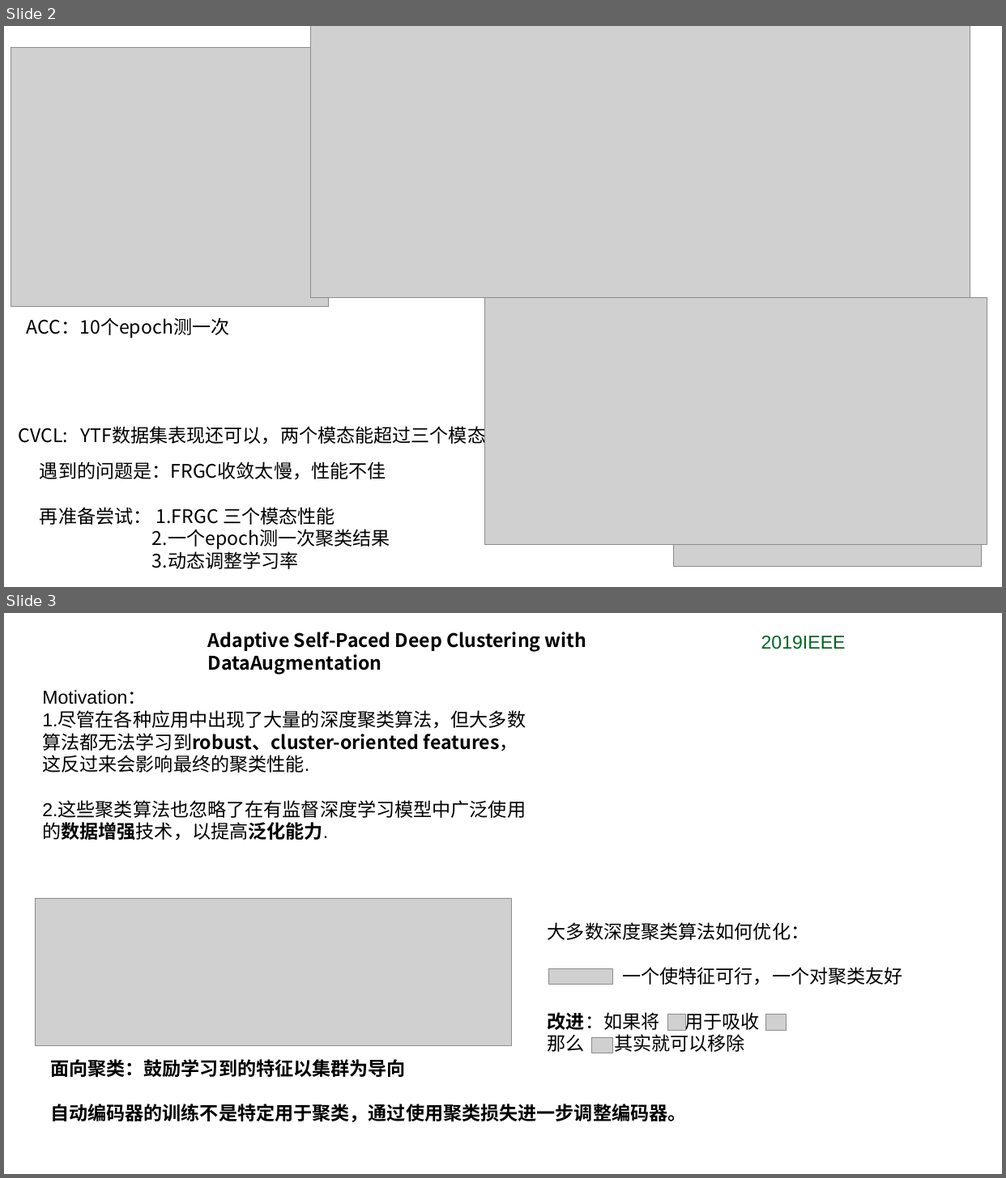
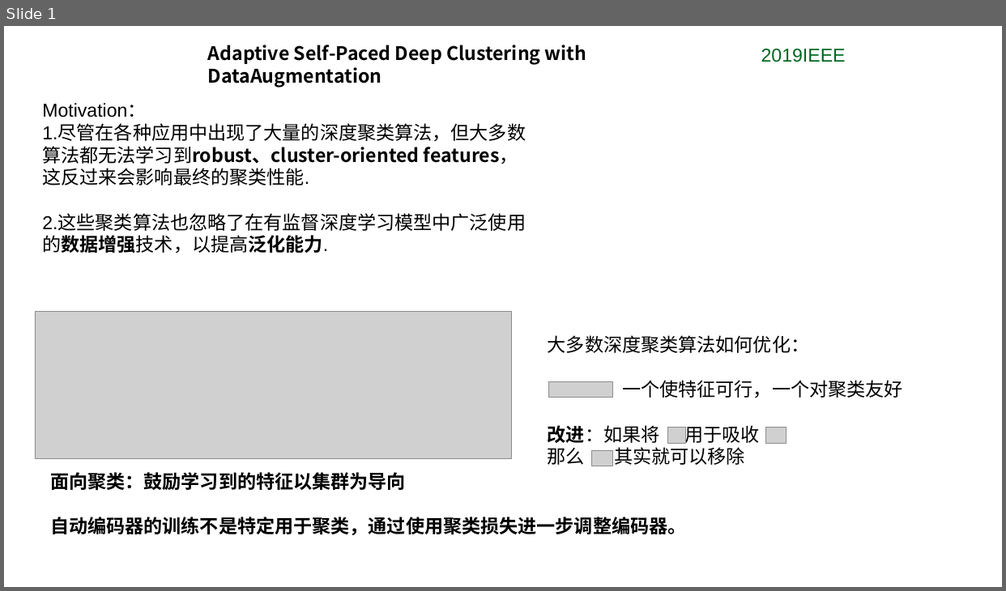
Before and after one commit to Dennisasdzz/group_meetings, a slide deck: 自步学习/自步学习-ASPC-DA.pptx. Shown one above the other, each under a label of ours: slides 2 and 3 before the commit, slide 1 after it. The pictures are 1006x1178 and 1006x591 pixels, drawn with LibreOffice and Linux fonts; fonts in the diff are those of the drawing; grey boxes stand for pictures. Boxes give left, top, right and bottom in pixels: in the first picture for what was removed or moved away, otherwise in the second. Text is boxed around its words. In the diff, an @@ line names an element or a change of style, - is before the commit and + after.

```diff
--- a/自步学习/自步学习-ASPC-DA.pptx
+++ b/自步学习/自步学习-ASPC-DA.pptx
@@ slide 2 removed at <box>4,26,1002,587</box>, background #FFFFFF @@
@@ picture removed at <box>10,47,328,307</box> @@
@@ picture removed at <box>311,26,970,297</box> @@
@@ picture removed at <box>484,297,987,544</box> @@
@@ text removed at <box>27,318,230,339</box> @@
-ACC：10个epoch测一次
@@ text removed at <box>19,424,487,447</box> @@
-CVCL: YTF数据集表现还可以，两个模态能超过三个模态
@@ text removed at <box>40,462,390,570</box> @@
-遇到的问题是：FRGC收敛太慢，性能不佳
-再准备尝试： 1.FRGC 三个模态性能
-2.一个epoch测一次聚类结果
-3.动态调整学习率
@@ picture removed at <box>673,544,982,566</box> @@
@@ what was slide 3 is now slide 1 @@
```
Also in this commit, not shown: 1 other slide removed, 30 other files.
